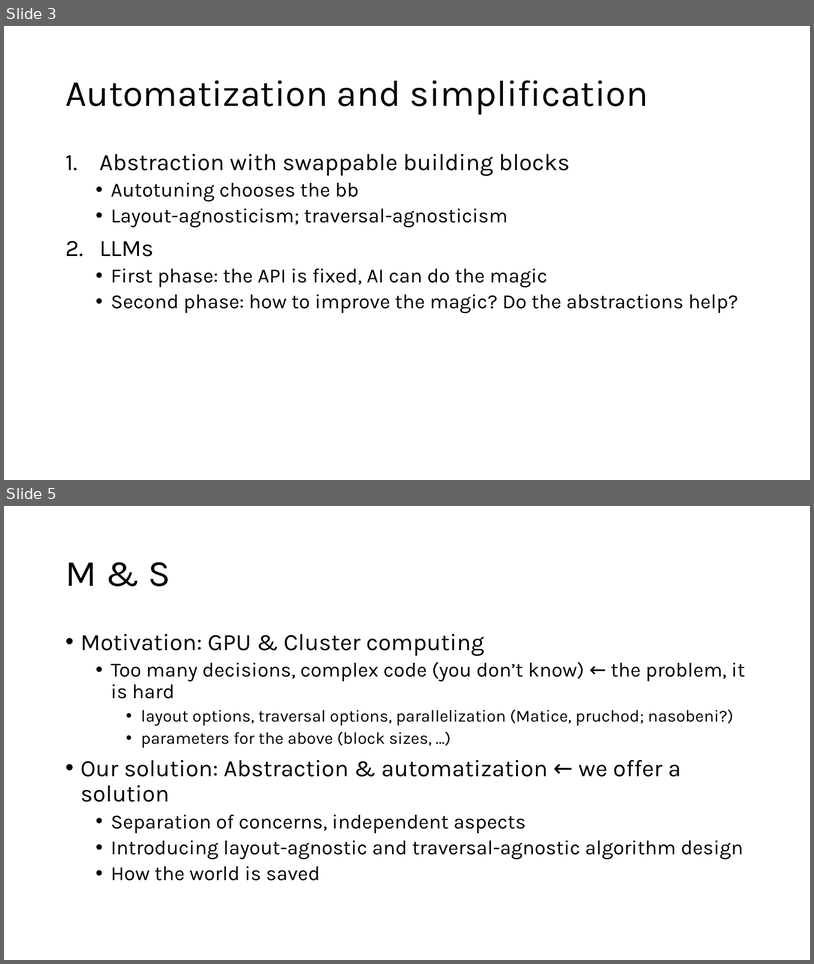
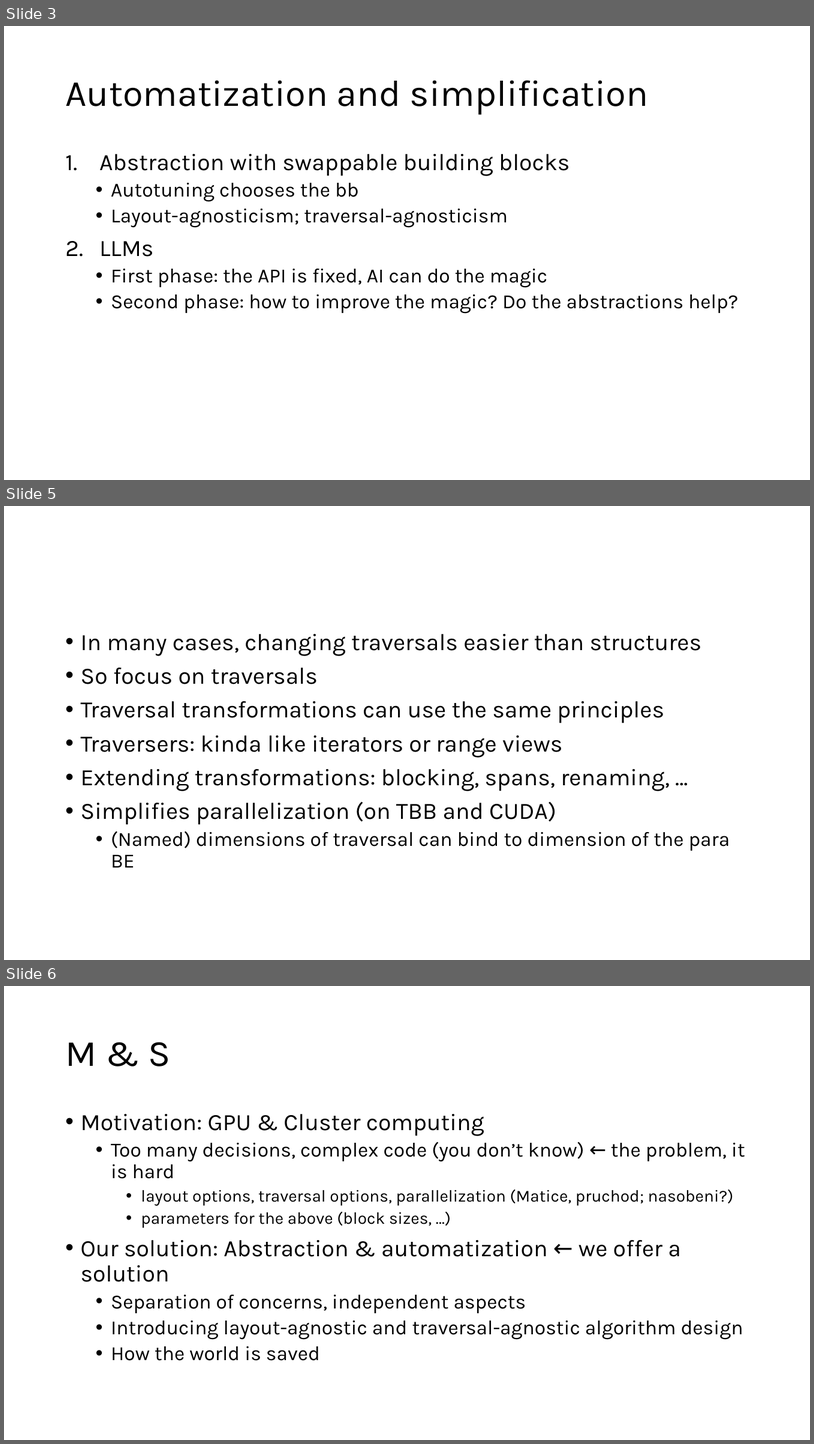
Before and after one commit to jiriklepl/phd-thesis, a slide deck: slides/Optimizing Memory Layouts and Traversal Orders in High-Performance Computing.pptx. Shown one above the other, each under a label of ours: slides 3 and 5 before the commit, slides 3, 5 and 6 after it; the slides between them are not shown. The pictures are 814x964 and 814x1444 pixels, drawn with LibreOffice and Linux fonts; fonts in the diff are those of the drawing. Boxes give left, top, right and bottom in pixels: in the first picture for what was removed or moved away, otherwise in the second. Text is boxed around its words. In the diff, an @@ line names an element or a change of style, - is before the commit and + after.

```diff
--- a/slides/Optimizing Memory Layouts and Traversal Orders in High-Performance Computing.pptx
+++ b/slides/Optimizing Memory Layouts and Traversal Orders in High-Performance Computing.pptx
@@ slide 5 added at <box>4,506,810,960</box>, background #FFFFFF @@
@@ text added at <box>81,634,731,867</box>, 28 pt, text #000000 @@
+• In many cases, changing traversals easier than structures
+• So focus on traversals
+• Traversal transformations can use the same principles
+• Traversers: kinda like iterators or range views
+• Extending transformations: blocking, spans, renaming, …
+• Simplifies parallelization (on TBB and CUDA)
+  • (Named) dimensions of traversal can bind to dimension of the para BE
@@ what was slide 5 is now slide 6 @@
```
Also in this commit, not shown: 1 slide changed.
